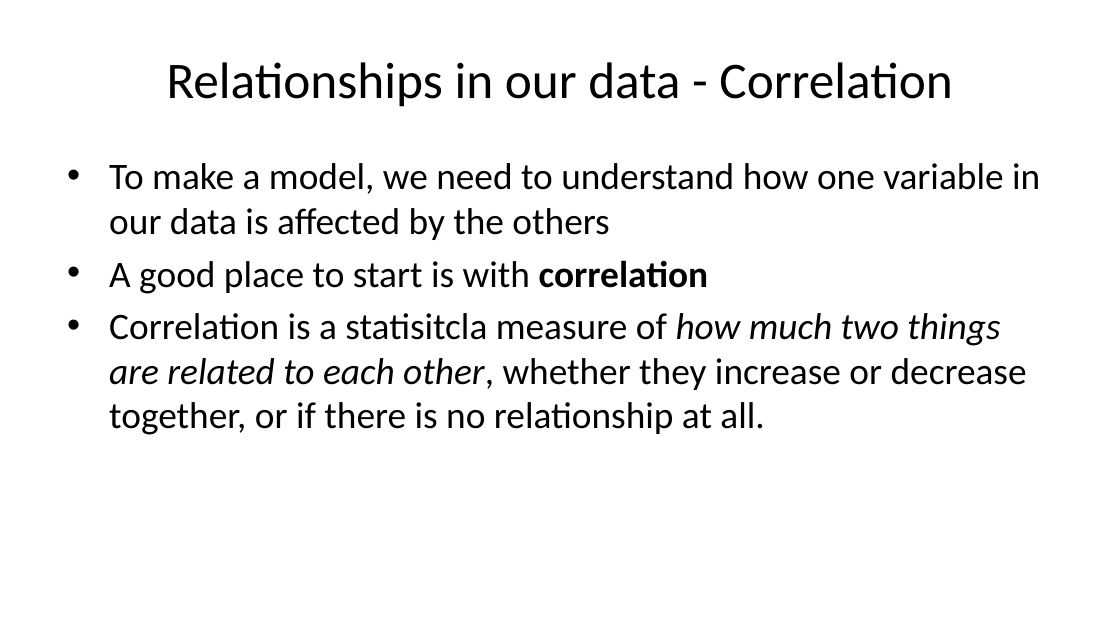
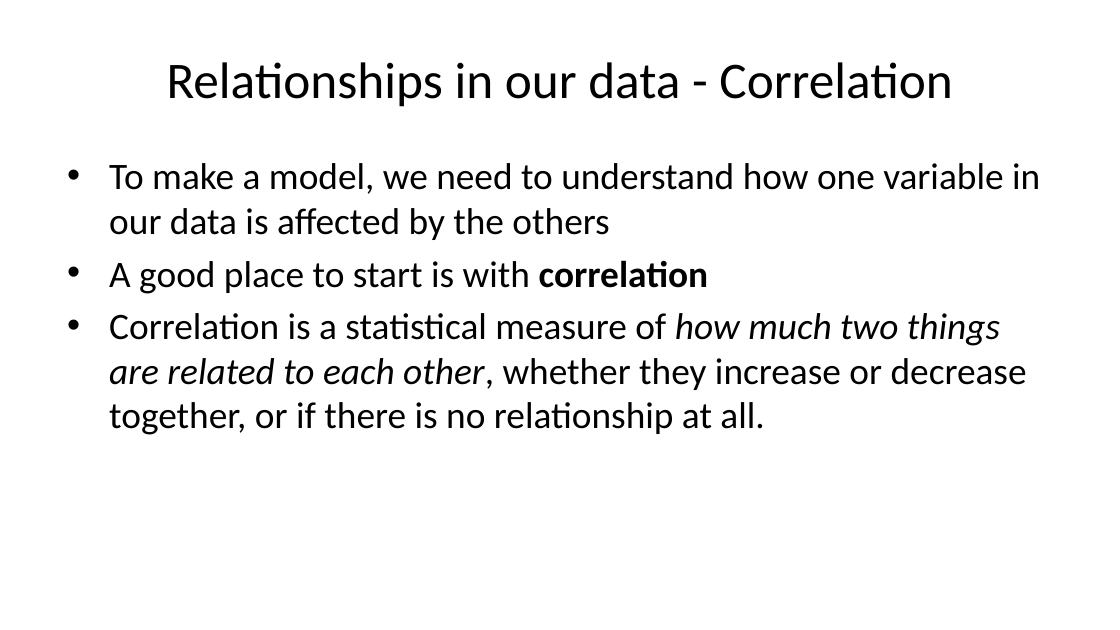
Before and after one commit to AndreasVarotsis/applied-modelling, a slide deck: slide 4 of slides/modelling-tutorial-senior-leaders-ppt.pptx. Drawn at 1120x630 pixels with LibreOffice and Linux fonts; fonts in the diff are those of the drawing. Boxes give left, top, right and bottom in pixels: in the first picture for what was removed or moved away, otherwise in the second. Text is boxed around its words. In the diff, an @@ line names an element or a change of style, - is before the commit and + after.

```diff
--- a/slides/modelling-tutorial-senior-leaders-ppt.pptx
+++ b/slides/modelling-tutorial-senior-leaders-ppt.pptx
@@ text at (x1=109, y1=313, x2=1027, y2=435): text changed @@
-• Correlation is a statisitcla measure of how much two things are related to each other, whether they increase or decrease together, or if there is no relationship at all.
+• Correlation is a statistical measure of how much two things are related to each other, whether they increase or decrease together, or if there is no relationship at all.
```
Also in this commit, not shown: 8 other slides changed, 5 slides added, 1 slide removed, 7 other files.
